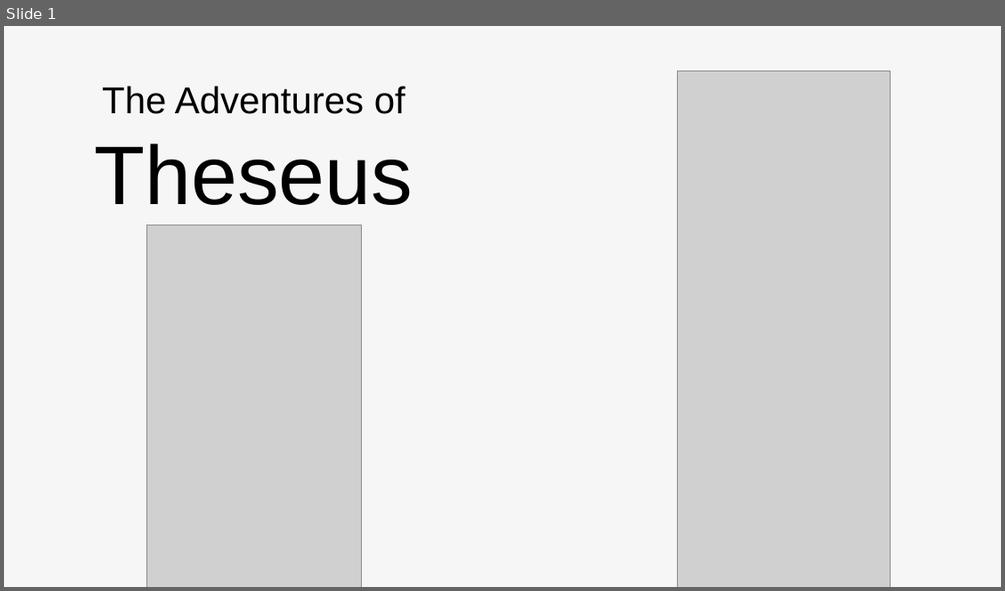
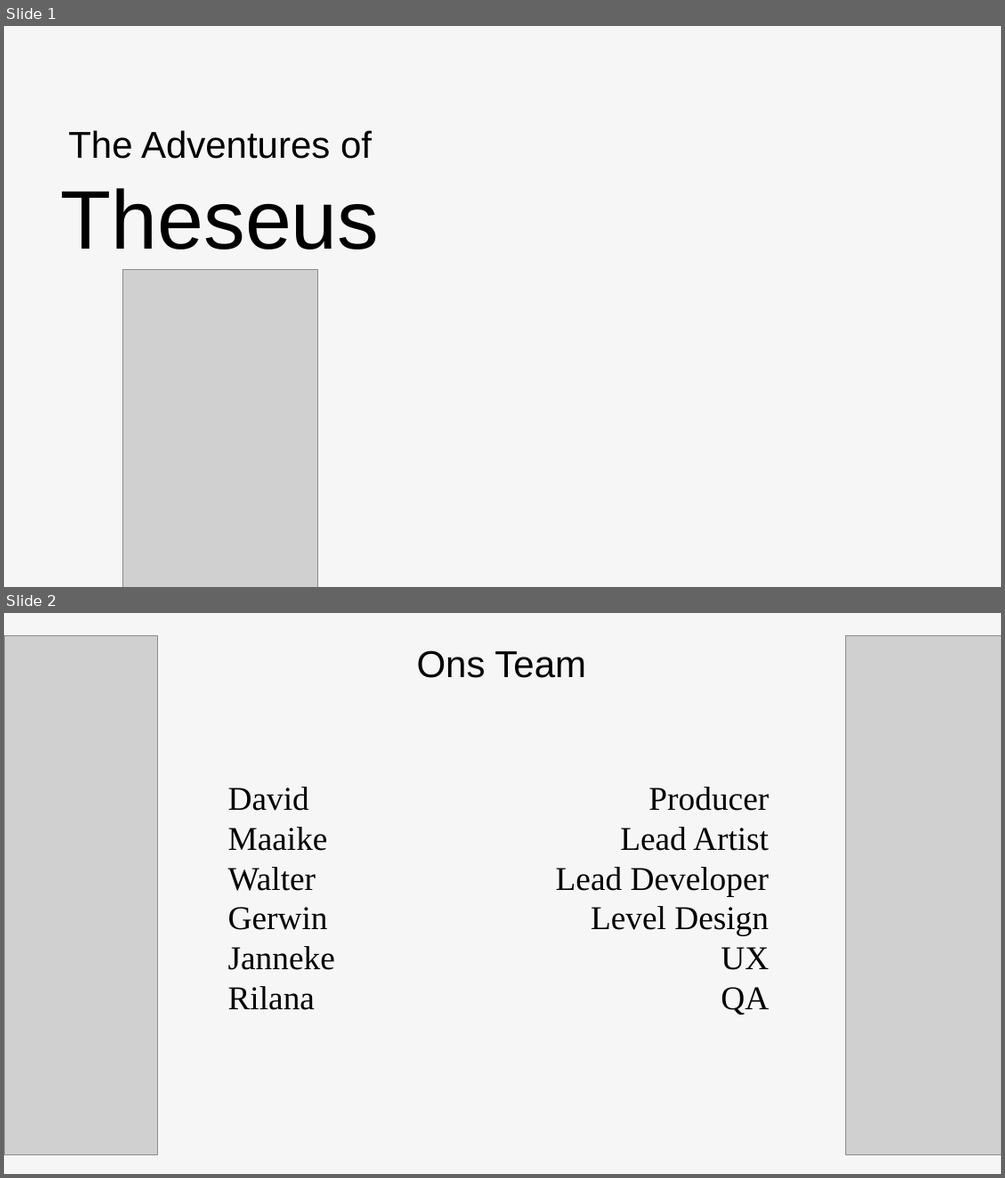
Before and after one commit to Sepi-Florez/Orphanage, a slide deck: Documents/Presentatie/Theseus Pres.pptx. Shown one above the other, each under a label of ours: slide 1 before the commit, slides 1 and 2 after it. The pictures are 1005x591 and 1005x1178 pixels, drawn with LibreOffice and Linux fonts; fonts in the diff are those of the drawing; grey boxes stand for pictures. Boxes give left, top, right and bottom in pixels: in the first picture for what was removed or moved away, otherwise in the second. Text is boxed around its words. In the diff, an @@ line names an element or a change of style, - is before the commit and + after.

Commit message:
Presentation work

```diff
--- a/Documents/Presentatie/Theseus Pres.pptx
+++ b/Documents/Presentatie/Theseus Pres.pptx
@@ slide 2 added at [4,613,1001,1174], background #F6F6F6 @@
@@ picture added at [4,635,158,1154] @@
@@ picture added at [845,635,1001,1154] @@
@@ text added at [417,650,586,678], 36 pt, text #000000 @@
+Ons Team
@@ text added at [228,787,335,1010], 32 pt, text #000000 @@
+David
+Maaike
+Walter
+Gerwin
+Janneke
+Rilana
@@ text added at [556,787,769,1014], 32 pt, text #000000 @@
+Producer
+Lead Artist
+Lead Developer
+Level Design
+UX
+QA
@@ slide 1 changed as well @@
@@ text "The Adventures of": place and size @@
-text "The Adventures of" at [95,86,413,205]
+text "The Adventures of" at [61,130,380,249]
@@ picture removed at [677,70,890,587] @@
@@ picture: place and size @@
-picture at [146,224,361,587]
+picture at [122,269,317,587]
```
Also in this commit, not shown: 3 other files.
